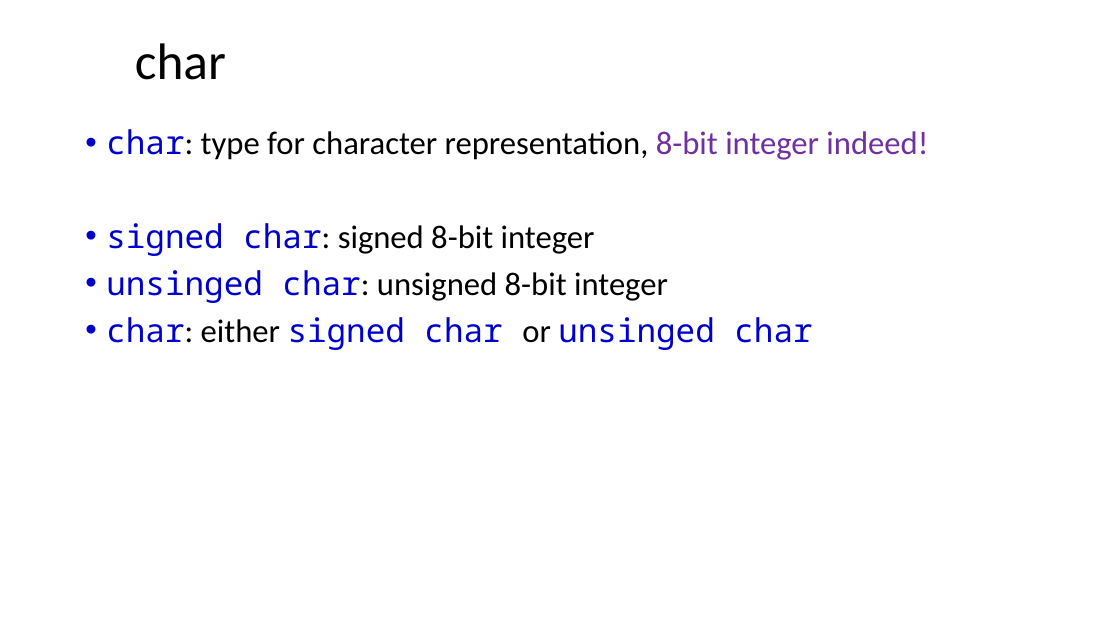
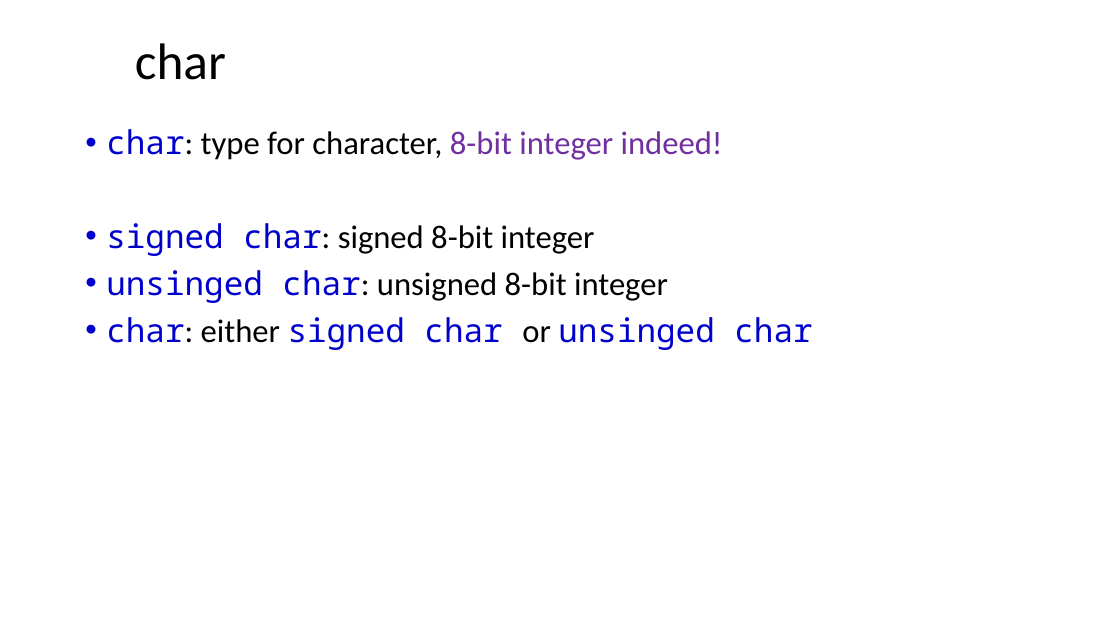
Before and after one commit to dayekuaipao/CPPLearning, a slide deck: slide 12 of week02/Lecture02.pptx (slide 11 before the commit). Drawn at 1120x630 pixels with LibreOffice and Linux fonts; fonts in the diff are those of the drawing; background and template pictures are left out. Boxes give left, top, right and bottom in pixels: in the first picture for what was removed or moved away, otherwise in the second. Text is boxed around its words. In the diff, an @@ line names an element or a change of style, - is before the commit and + after.

```diff
--- a/week02/Lecture02.pptx
+++ b/week02/Lecture02.pptx
@@ text at [106,129,723,160]: text changed; text colour #000000 to #7030A0 @@
-• char: type for character representation, 8-bit integer indeed!
+• char: type for character, 8-bit integer indeed!
```
Also in this commit, not shown: 14 other slides changed, 2 slides added, 2 other files.
